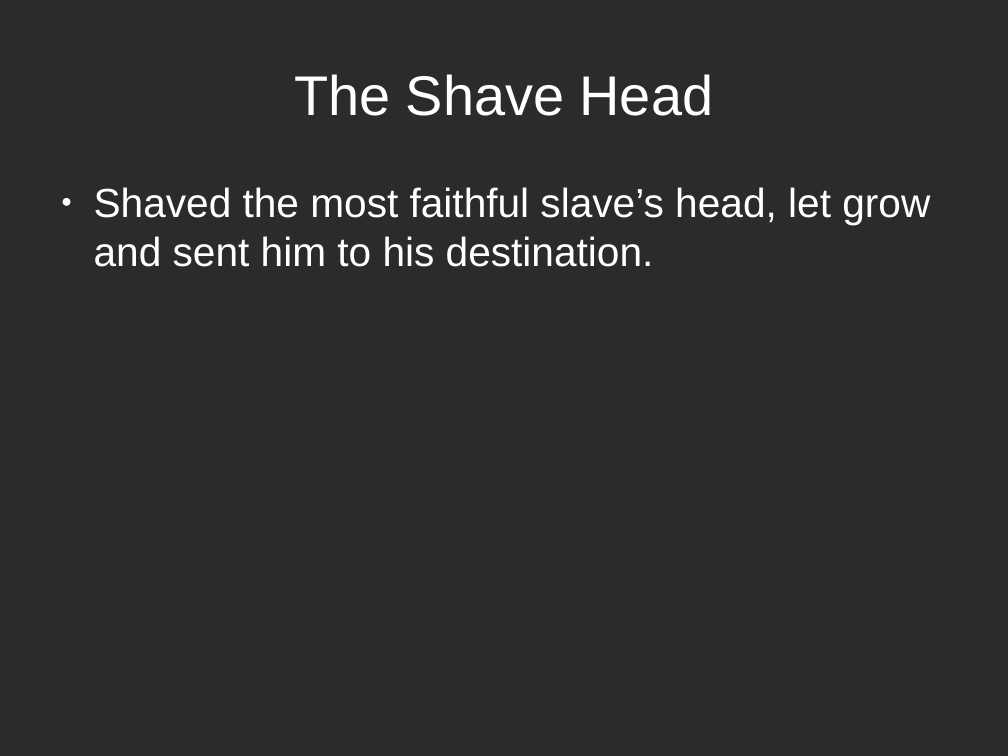
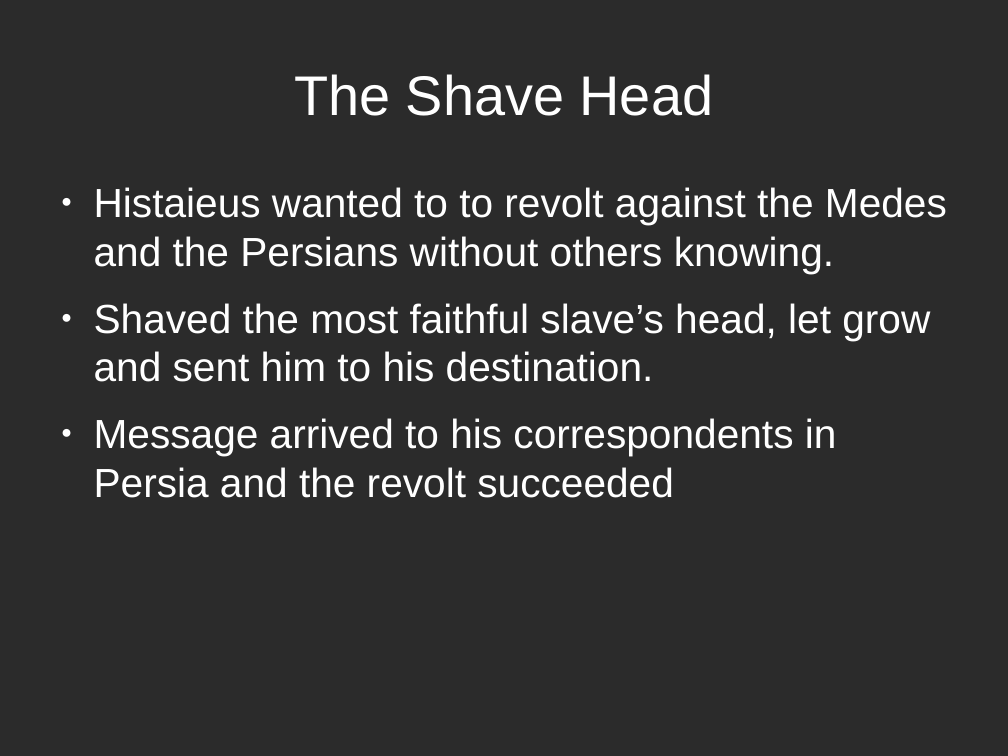
Before and after one commit to david365602/presentations, a slide deck: slide 8 of Presentations/Steganography.odp. Drawn at 1008x756 pixels with LibreOffice and Linux fonts; fonts in the diff are those of the drawing; background and template pictures are left out; a plain dark background stands for a picture behind light text. Boxes give left, top, right and bottom in pixels: in the first picture for what was removed or moved away, otherwise in the second. Text is boxed around its words. In the diff, an @@ line names an element or a change of style, - is before the commit and + after.

```diff
--- a/Presentations/Steganography.odp
+++ b/Presentations/Steganography.odp
@@ text at box(94, 187, 947, 274): paragraph added @@
+● Histaieus wanted to to revolt against the Medes and the Persians without others knowing.
@@ text at box(94, 418, 837, 498): paragraph added @@
+● Message arrived to his correspondents in Persia and the revolt succeeded
```
Also in this commit, not shown: 4 other slides changed, 1 slide added.
